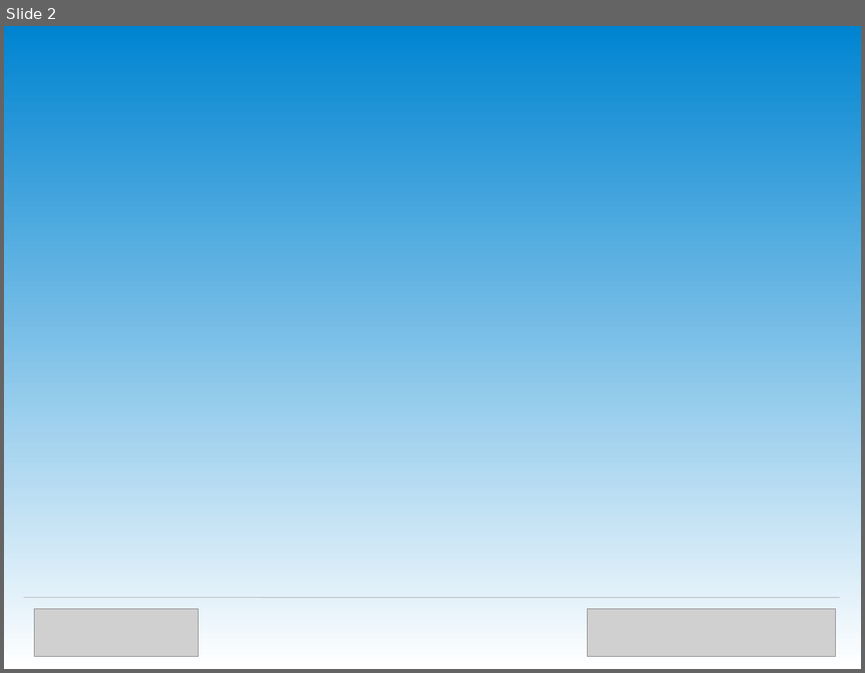
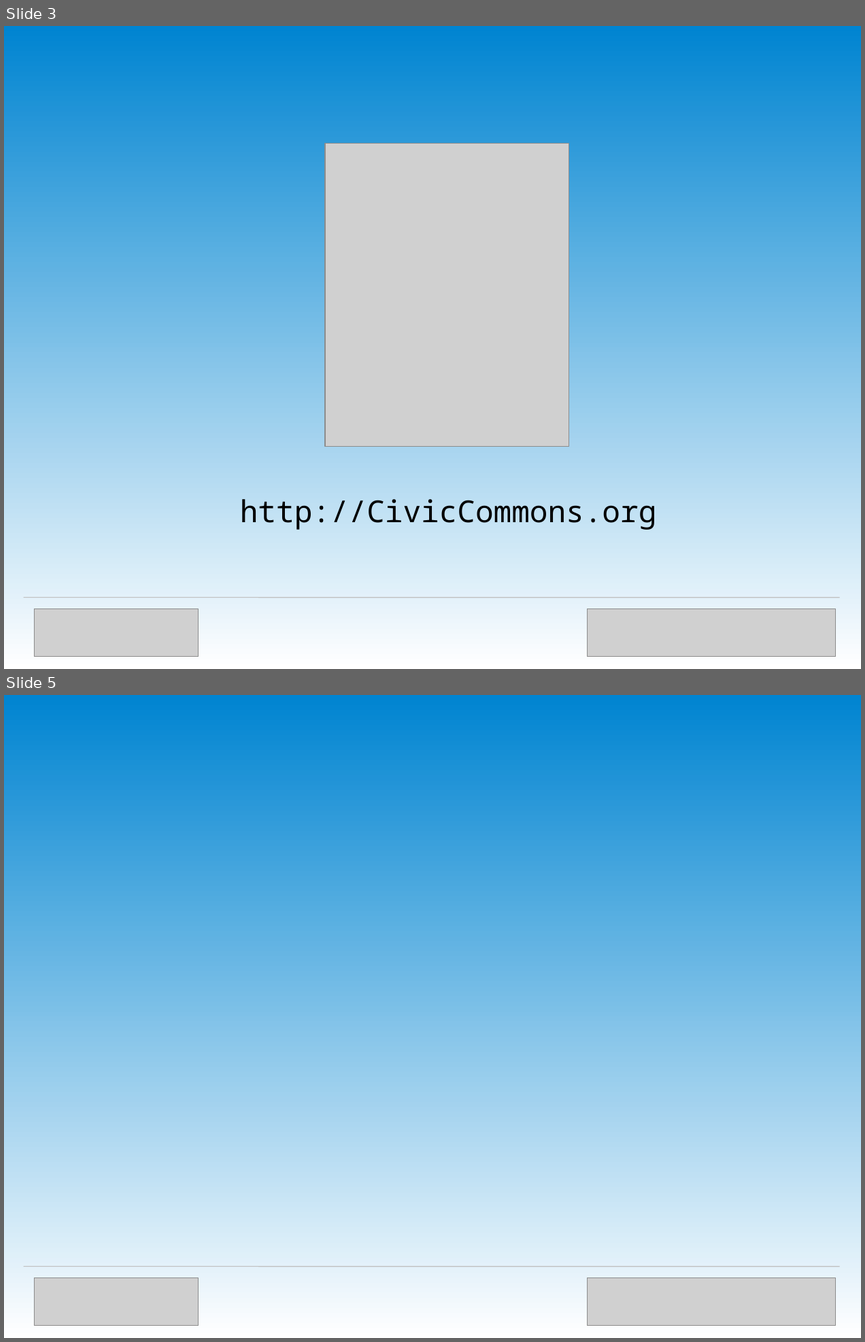
Before and after one commit to OpenTechStrategies/timelines, a slide deck: us-govt-open-source.odp. Shown one above the other, each under a label of ours: slide 2 before the commit, slides 3 and 5 after it; the slides between them are not shown. The pictures are 865x673 and 865x1342 pixels, drawn with LibreOffice and Linux fonts; fonts in the diff are those of the drawing; grey boxes stand for pictures. Boxes give left, top, right and bottom in pixels: in the first picture for what was removed or moved away, otherwise in the second. Text is boxed around its words. In the diff, an @@ line names an element or a change of style, - is before the commit and + after.

```diff
--- a/us-govt-open-source.odp
+++ b/us-govt-open-source.odp
@@ slide 3 added at box(4, 26, 861, 669), background gradient #0084D1 to #FFFFFF @@
@@ picture added at box(325, 144, 569, 447) @@
@@ text added at box(240, 499, 657, 530), 28 pt, text #000000 @@
+http://CivicCommons.org
@@ line added from (24, 597) to (840, 597), #C0C0C0 0.71 pt @@
@@ picture added at box(35, 609, 198, 656) @@
@@ picture added at box(587, 609, 835, 656) @@
@@ what was slide 2 is now slide 5 @@
```
Also in this commit, not shown: 1 slide changed, 11 other slides added.
